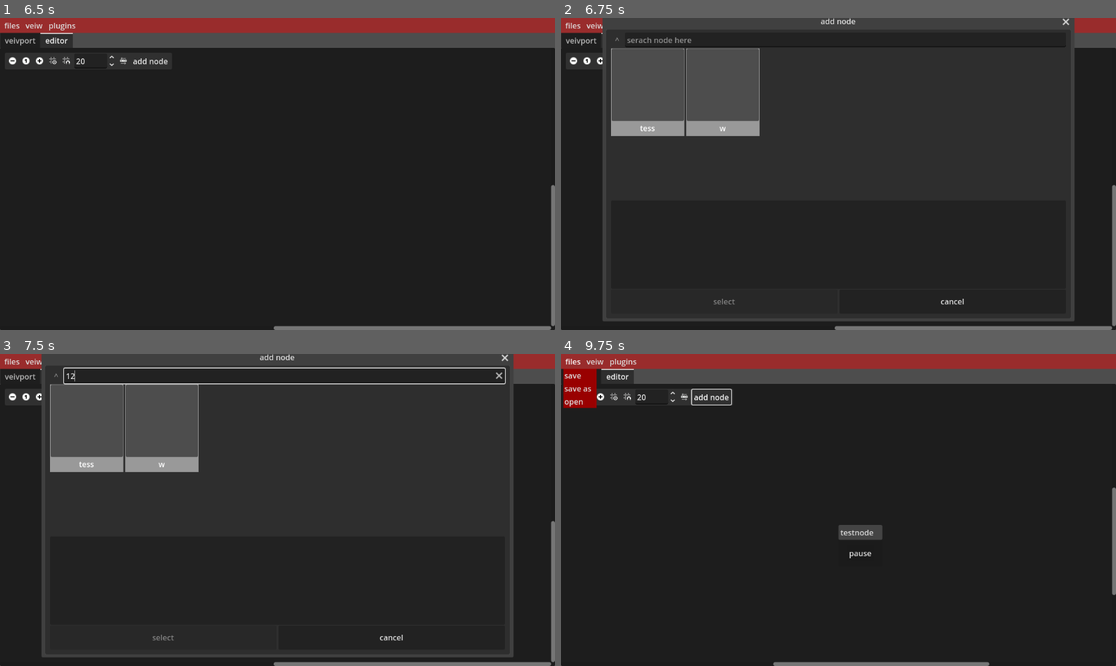
Above: before the commit, frames 1-4 (two rows, left to right).
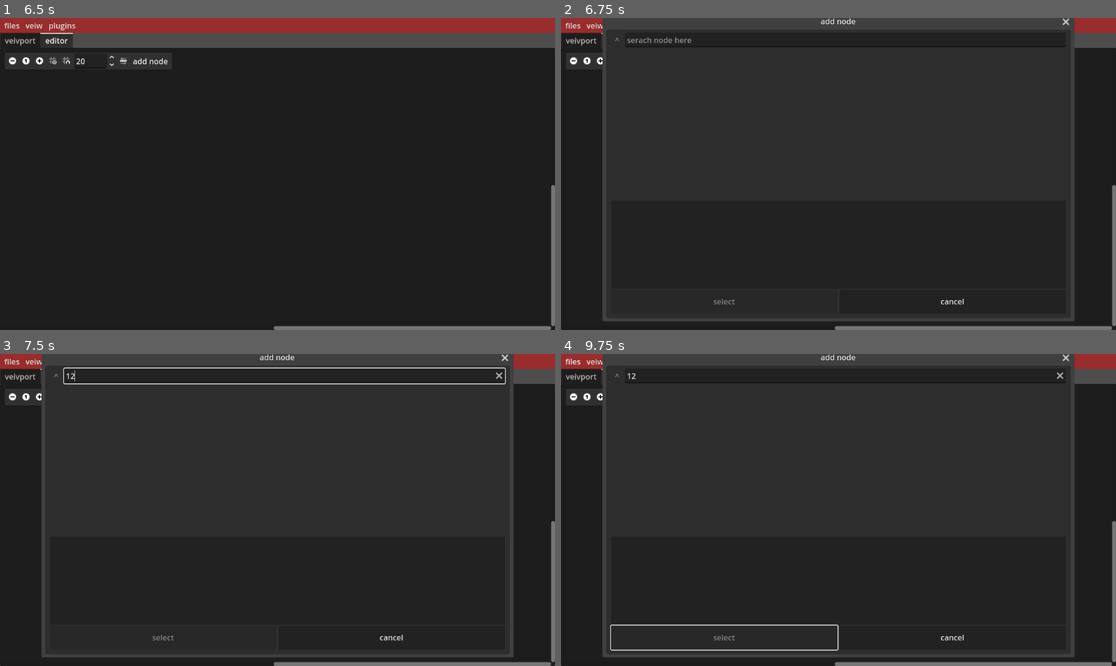
Above: after the commit, the same moments.

Repository: Phoenix-162/papers
Game: Godot game, scene res://scene/main.tscn
Two runs of this game, one before a commit and one after it. Both use one fixed random seed, a clock stepped at 60 frames per second and the inputs below.
Inputs (mouse positions are in pixels of both pictures, inside the frame that each line leads up to):
- Up to frame 1 (6.5 s): click "files" at 0.5 s; click "veiw" at 1.25 s; click "plugins" at 2 s; click (11, 61) at 2.75 s; click (38, 61) at 3.5 s; click (55, 61) at 4.25 s; click (66, 61) at 5 s; click (122, 61) at 5.75 s
- Up to frame 2 (6.75 s): click "add node" at 6.5 s
- Up to frame 3 (7.5 s): click (283, 375) at 7.27 s; type "12" at 7.35 s
- Up to frame 4 (9.75 s): click (649, 419) at 8.02 s; click (721, 637) at 8.75 s, where only the run before the commit has a clickable "select"; click "files" at 9.5 s

Frame 1 is identical in both runs. In frame 2, 7.5% of the frame differs, in the area x 9-36%, y 9-38%; in frame 3, 7.5%; in frame 4, 12%, in the area x 0-100%, y 0-100%.

Commit message:
inplement the basic functions of plugin loader

Diff:
--- a/script/cores/Papers.gd
+++ b/script/cores/Papers.gd
@@ -3,7 +3,7 @@
 
 class Storage :
 	static var node = Node.new()
-	static var data:Dictionary[StringName,Variant]
+	static var data:Array[Array]
 	static func _static_init() -> void:
 		node.name = "storage"
 
@@ -18,27 +18,50 @@
 		pass
 	pass
 
+
+
+
+
 class PluginLoader:
+	#static func loadPlugins(folder:String):
+		#pass
+	static func _static_init() -> void:
+		pass
+
+	#static func loadDir(path:String):
+		#pass
 	static func loadzip(path:String):
-		#readd a zip file
+		#read from a zip file
+
 		var reader = ZIPReader.new()
-		var folder = DirAccess.open(path)
+		var _folder = DirAccess.open(path)
 		if reader.open(path) != OK:
 			OS.alert("cant load plugin at" + "\"" + path + "\"" )
 			return
-		for file_path in reader.get_files():
-			if file_path.ends_with("/"):
-				# what hapend if path is a folder
-				continue
-			print(reader.read_file(file_path).get_string_from_utf8())
+		for file in reader.get_files():
+			if file.begins_with("/nodes"):
+				pass
+			if file == "header.gd":
+				var plugin = RefCounted.new()
+				var script = GDScript.new()
+				script.source_code = reader.read_file(file).get_string_from_utf8()
+				script.reload()
+				plugin.set_script(script)
+				OS.alert(script.source_code)
+				plugin.start()
+				# read the header.txt file as string tis will be a header
+				pass
 		reader.close()
 	pass
-
 
 class EventHooks:
 	static var hooks:Dictionary[StringName, Variant]
 	static var return_values:Dictionary[StringName,Variant]
-	static func create_grouped(name,events:Array[Callable],...args):
+	# create new event hook
+	static func create(name,events:Array[Callable],...args):
+		if events.size() == 1:
+			hooks[name] = events[0].bindv(args)
+			return
 		var arr = []
 		for event:Callable in events:
 			arr.append(event.bindv(args))
@@ -47,14 +70,14 @@
 		else:
 			hooks[name].append_array(arr)
 		pass
-	static func create_singular(name:StringName,event:Callable,...args):
-		hooks[name] = event.bindv(args)
-		pass
+	#call the event hook with acritary number of pararameter
 	static func trigger(name:StringName,...args):
 		if not hooks.has(name):
 			return
+		#for triggering hooks that only a single function
 		if hooks[name] is Callable:
 			return_values[name] = hooks[name].callv(args)
+		#for triggering hooks that has mutiple function
 		if hooks[name] is Array:
 			var ret:Array
 			for event in hooks[name]:
@@ -69,7 +92,7 @@
 	pass
 
 
-func _init() -> void:
-	PluginLoader.loadzip("C:/Users/ASUS/Documents/games project/papers/.godot/tes.zip")
+func _ready() -> void:
+	PluginLoader.loadzip("C:/Users/ASUS/Desktop/tes.zip")
 	add_child(Storage.node)
 	pass
--- a/script/cores/component/node_picker.gd
+++ b/script/cores/component/node_picker.gd
@@ -2,23 +2,17 @@
 
 var nodes:Dictionary = {
 	name = "root",
-	child = {
-		"q" = "res://script/nodes/node.gd",
-		"w" = {
-			name = "w",
-			child = {
-				"q" = "res://script/nodes/node.gd",
-			}
-		}
-	}
-}
+	child = {}}
+
+func _init() -> void:
+	pass
+
 
 @warning_ignore("unused_parameter")
 func start(graph:GraphEdit):
-	papers.EventHooks.create_grouped("tes",[
-		func (): OS.alert('1'),
-		func () : OS.alert("2")])
+	papers.EventHooks.trigger("tes")
 	pass
+
 
 
 func pick(graph:GraphEdit)-> void:
--- a/script/nodes/node.gd
+++ b/script/nodes/node.gd
@@ -9,8 +9,5 @@
 
 	var btn:Button = Button.new()
 	btn.text = "pause"
-	btn.pressed.connect(func ():
-		papers.EventHooks.trigger("tes")
-		pass
-		)
+
 	add_child(btn)
--- /dev/null
+++ b/script/nodes/tes.gd
@@ -0,0 +1,11 @@
+extends Node
+
+
+# Called when the node enters the scene tree for the first time.
+func _ready() -> void:
+	pass # Replace with function body.
+
+
+# Called every frame. 'delta' is the elapsed time since the previous frame.
+func _process(delta: float) -> void:
+	pass
Not shown, added: script/nodes/tes.gd.uid
Not shown, added: scene/main.tscn8889139481.tmp
